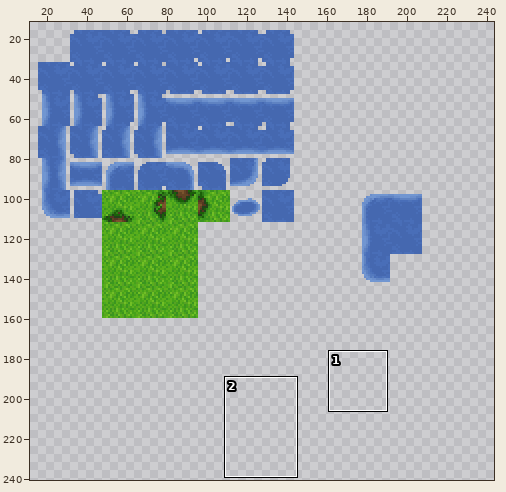
Pixel-art file, stored at src/concept/sprite/Sprite-0002.aseprite. Above: a wide view before the commit, with the close-up outlined.
Close-up. Old version:
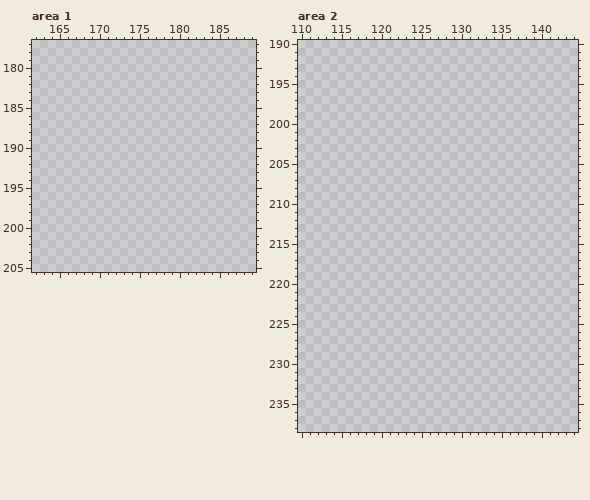
256x256 pixels, 1 frame. Colours within 5 levels of each other are drawn and written as one. Shown: area 1: x 162..189, y 177..205; area 2: x 110..144, y 190..238. The wide view leaves out empty margins. The commit also changed other parts of the picture, which this record leaves out.
The result:
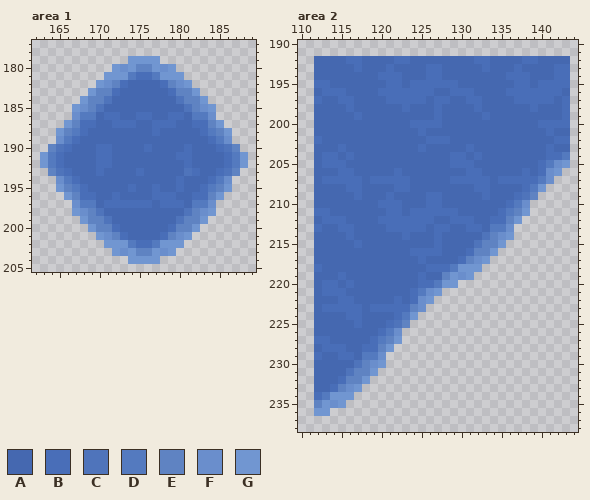
Palette (. is transparent): A #4568b0  B #496eb8  C #4f74bb  D #547abf  E #5f83c2  F #6a8ecc  G #7196d1
The edit:
Area 1, layer "Layer 1":
y 179: x 174..177 .... -> GGGG
y 180: x 172..179 ........ -> GFGEEGFG
y 181: x 171..180 .......... -> GGGDBBDGGG
y 182: x 170..181 ............ -> GFEBAAAABEFG
y 183: x 169..182 .............. -> GEEBAAAAAABEEG
y 184: x 168..183 ................ -> GEECAAAAAAAACEEG
y 185: x 167..184 .................. -> GFECAAAAAAAAAACEFG
y 186: x 167..184 .................. -> FDDABBAABBAABBADDF
y 187: x 166..185 .................... -> GEBBAABBBAABBBAABBEG
y 188: x 165..186 ...................... -> GEDBAAAAAAAABAAAAABDEG
y 189: x 165..186 ...................... -> FDBAAAAAAAAAAAAAAAABDF
y 190: x 164..187 ........................ -> ECBAAABBAAAABAAAABAAABCE
y 191: x 163..188 .......................... -> GDBAAAABBAAAAAAAABBAAAABDG
y 192: x 163..188 .......................... -> GDBAAAABBAAAAAAAAABAAAABDG
y 193: x 164..187 ........................ -> ECBAAABAAAABAAAAACBAABCE
y 194: x 165..186 ...................... -> FDBAAAAAAAAAAAABAAABDF
y 195: x 165..186 ...................... -> GEDBAAAAABAABAABAABDEG
y 196: x 166..185 .................... -> GEBBAABAAAABBBAABBEG
y 197: x 167..184 .................. -> FDDABBBBBBABBBADDF
y 198: x 167..184 .................. -> GFECAAAAAAAAAACEFG
y 199: x 168..183 ................ -> GEECAAAAAAAACEEG
y 200: x 169..182 .............. -> GEEBAAAAAABEEG
y 201: x 170..181 ............ -> GFEBAAAABEFG
y 202: x 171..180 .......... -> GGGDBBDGGG
y 203: x 172..179 ........ -> GFGEEGFG
y 204: x 174..177 .... -> GGGG
Area 2, layer "Layer 1":
y 192: x 112..143 ................................ -> AAAABBAAAABBAAAAAAAABBAAAABBAAAA
y 193: x 112..143 ................................ -> AAAAABAAABAAAABBAAAAABAAABAAAABB
y 194: x 112..143 ................................ -> AAAAAAAABBBAAABBAAAAAAAABBBAAABB
y 195: x 112..143 ................................ -> BBAAAAAAABBABBBBBBAAAAAAABBABBBB
y 196: x 112..143 ................................ -> ABBBAAAABBBBBBBAABBBAAAABBBBBBBA
y 197: x 112..143 ................................ -> BAABBAAAABBBBBABBAABBAAAABBBBBAB
y 198: x 112..143 ................................ -> AAAABAAAAAABAAABAAAABAAAAAABAAAB
y 199: x 112..143 ................................ -> AAAAABAAAAAAAAABAAAAABAAAAAAAAAB
y 200: x 112..143 ................................ -> AAAAAAAAAAAABBBBAAAAAAAAAAAABBBB
y 201: x 112..143 ................................ -> AAAAAAAAAAAAABAAAAAAAAAAAAAAABAA
y 202: x 112..143 ................................ -> BAAAAAAAAAAAAABBBAAAAAAAAAAAAABB
y 203: x 112..143 ................................ -> AAABAAAAAAAAABAAAAABAAAAAAAAABAA
y 204: x 112..143 ................................ -> ABBABAAAAAAAAAAAABBABAAAAAAAABBD
y 205: x 112..143 ................................ -> ABBBAAAAAAAAAAAAABBBAAAAAAAABDFG
y 206: x 112..142 ............................... -> AAABBAAAAABAAAAAAAABBAAAAABABFG
y 207: x 112..141 .............................. -> ABBBBBABBBBBAAAAABBBBBABBBBBDF
y 208: x 112..140 ............................. -> AAAABBAAAABBAAAAAAAABBAAAABDG
y 209: x 112..139 ............................ -> AAAAABAAABAAAABBAAAAABAAABCE
y 210: x 112..138 ........................... -> AAAAAAAABBBAAABBAAAAAAAABDF
y 211: x 112..138 ........................... -> BBAAAAAAABBABBBBBBAAAAABDEG
y 212: x 112..137 .......................... -> ABBBAAAABBBBBBBAABBBAABBEG
y 213: x 112..136 ......................... -> BAABBAAAABBBBBABBAABBADDF
y 214: x 112..136 ......................... -> AAAABAAAAAABAAABAAAAACEFG
y 215: x 112..135 ........................ -> AAAAABAAAAAAAAABAAAACEEG
y 216: x 112..134 ....................... -> AAAAAAAAAAAABBBBAAABEEG
y 217: x 112..133 ...................... -> AAAAAAAAAAAAABAAAABEFG
y 218: x 112..132 ..................... -> BAAAAAAAAAAAAABBBDGGG
y 219: x 112..131 .................... -> AAABAAAAAAAAABAAEGFG
y 220: x 112..129 .................. -> ABBABAAAAAAAABBDGG
y 221: x 112..127 ................ -> ABBBAAAAAAAABDFG
y 222: x 112..126 ............... -> AAABBAAAAABABFG
y 223: x 112..125 .............. -> ABBBBBABBBBBEF
y 224: x 112..124 ............. -> AAAABBAAAABDG
y 225: x 112..123 ............ -> AAAAABAAABCE
y 226: x 112..122 ........... -> AAAAAAAABDF
y 227: x 112..122 ........... -> BBAAAAABDEG
y 228: x 112..121 .......... -> ABBBAABBEG
y 229: x 112..120 ......... -> BAABBADDF
y 230: x 112..120 ......... -> AAAAACEFG
y 231: x 112..119 ........ -> AAAACEEG
y 232: x 112..118 ....... -> AAABEEG
y 233: x 112..117 ...... -> AABEFG
y 234: x 112..116 ..... -> BDGGG
y 235: x 112..115 .... -> EGFG
y 236: x 112..113 .. -> GG
Changed places in both close-ups, as pixel boxes (x1, y1, x2, y2):
added: (40, 56, 248, 264)
added: (314, 56, 570, 416)
